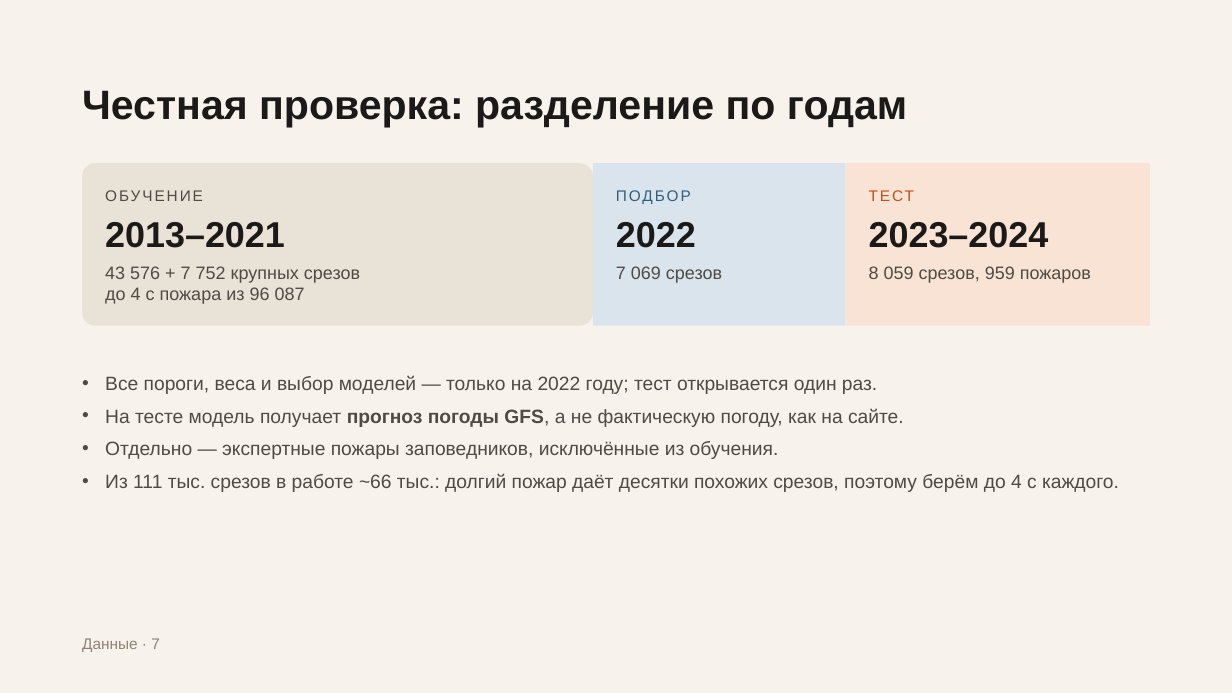
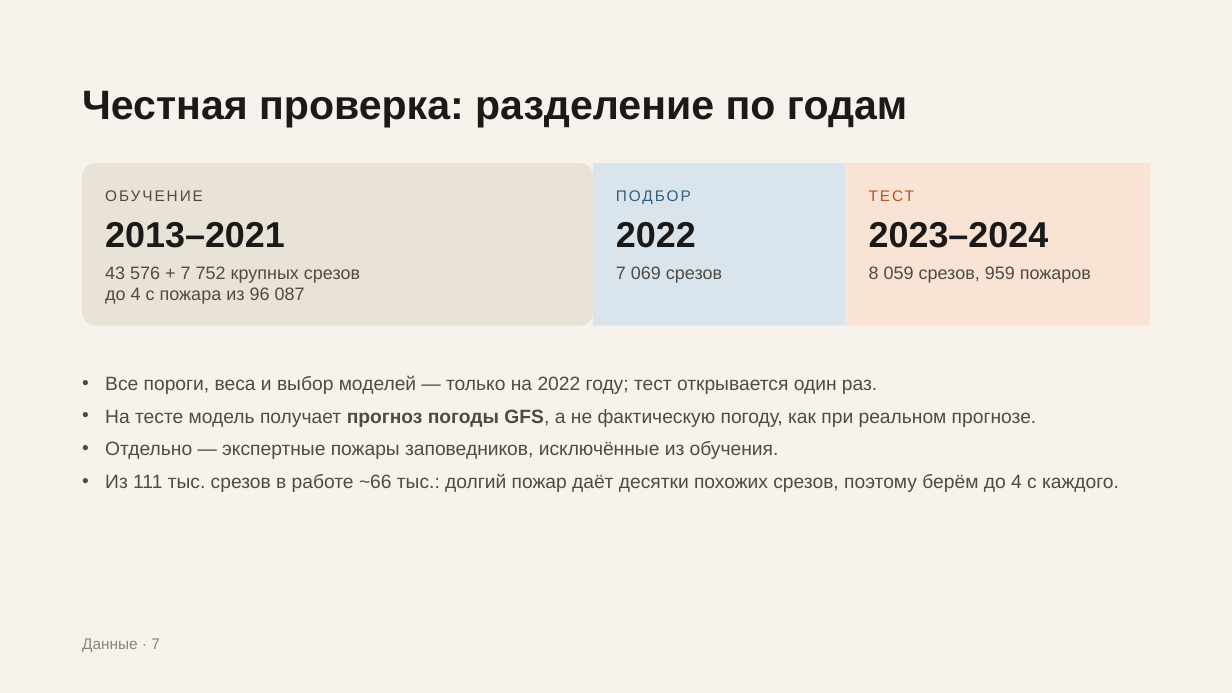
Before and after one commit to Bekabaev/fire_proj, a slide deck: slide 7 of presentation/presentation_short.pptx. Drawn at 1232x693 pixels with LibreOffice and Linux fonts; fonts in the diff are those of the drawing. Boxes give left, top, right and bottom in pixels: in the first picture for what was removed or moved away, otherwise in the second. Text is boxed around its words. In the diff, an @@ line names an element or a change of style, - is before the commit and + after.

```diff
--- a/presentation/presentation_short.pptx
+++ b/presentation/presentation_short.pptx
@@ text at (105,409,1037,427): text changed @@
-• На тесте модель получает прогноз погоды GFS, а не фактическую погоду, как на сайте.
+• На тесте модель получает прогноз погоды GFS, а не фактическую погоду, как при реальном прогнозе.
```
Also in this commit, not shown: 8 other slides changed, 9 other files.
